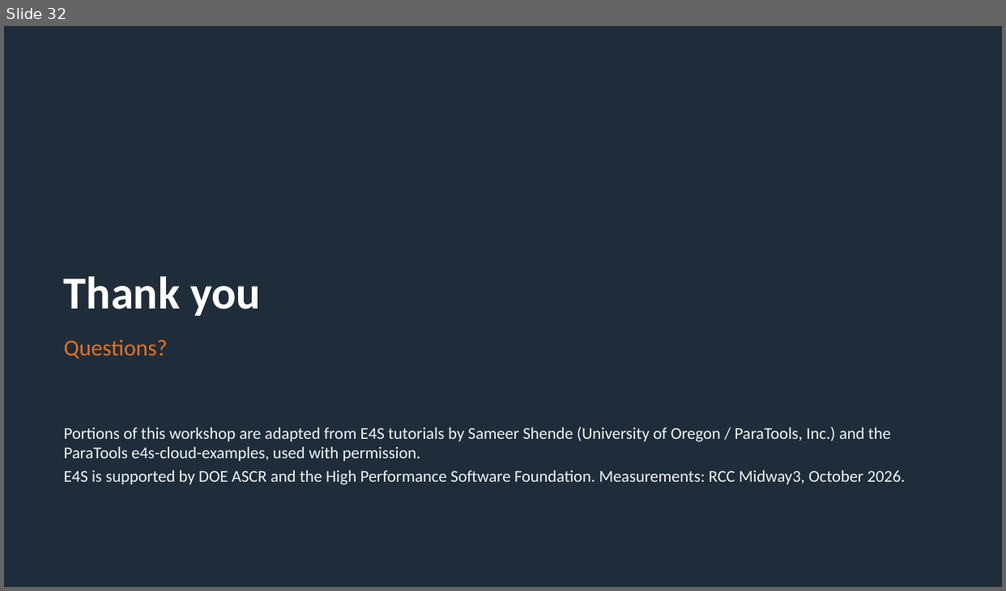
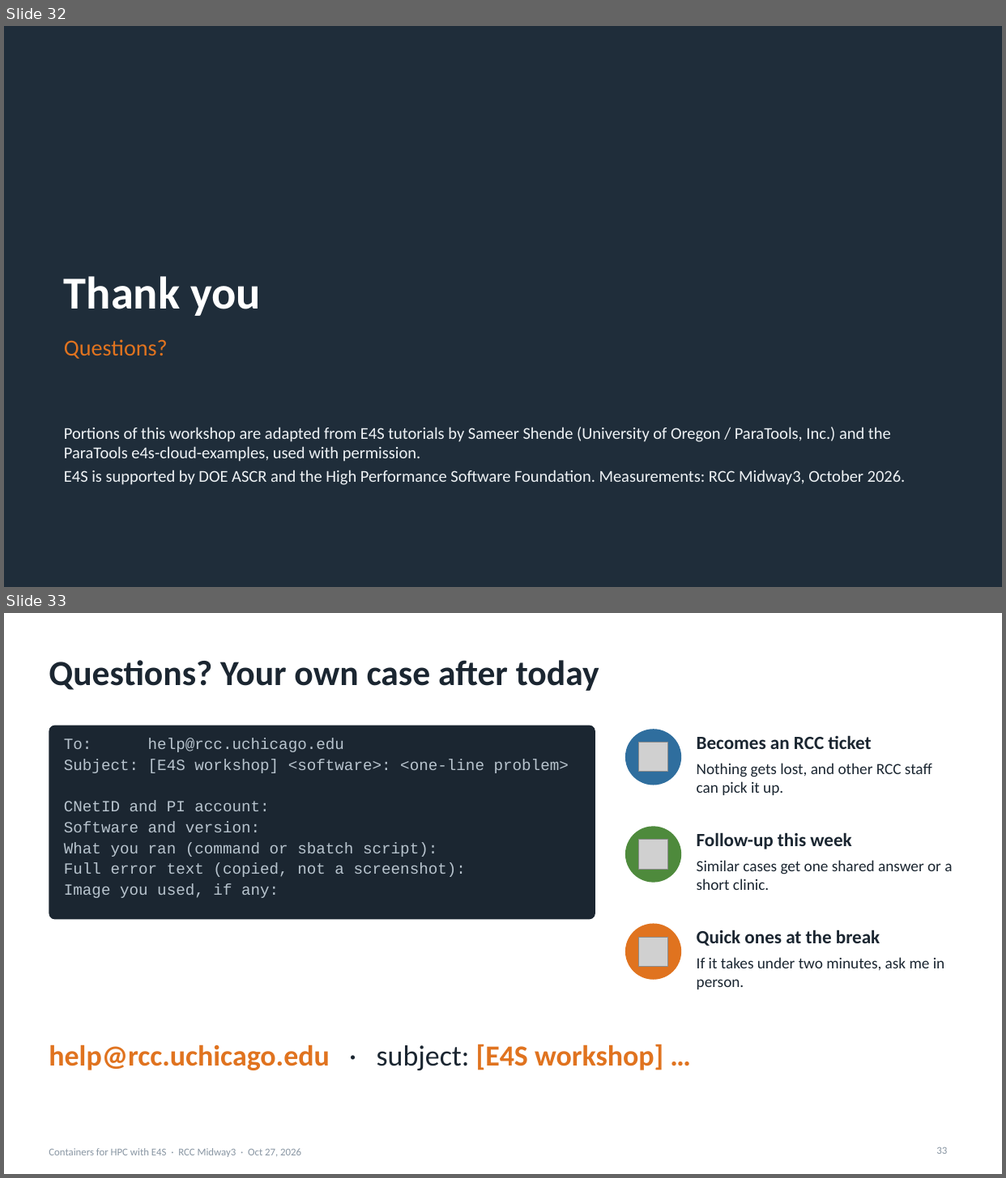
Before and after one commit to rcc-uchicago/hpc-e4s-containers-workshop, a slide deck: slides/E4S_Workshop_RCC_2026-10-27.pptx. Shown one above the other, each under a label of ours: slide 32 before the commit, slides 32 and 33 after it. The pictures are 1006x591 and 1006x1178 pixels, drawn with LibreOffice and Linux fonts; fonts in the diff are those of the drawing; grey boxes stand for pictures. Boxes give left, top, right and bottom in pixels: in the first picture for what was removed or moved away, otherwise in the second. Text is boxed around its words. In the diff, an @@ line names an element or a change of style, - is before the commit and + after.

```diff
--- a/slides/E4S_Workshop_RCC_2026-10-27.pptx
+++ b/slides/E4S_Workshop_RCC_2026-10-27.pptx
@@ slide 33 added at bbox=[4, 613, 1002, 1174], background #FFFFFF @@
@@ title added at bbox=[49, 660, 599, 691], 34 pt, text #1B2631, bold @@
+Questions? Your own case after today
@@ rounded rectangle added at bbox=[49, 726, 595, 920], fill #1B2631 @@
@@ ellipse added at bbox=[625, 729, 681, 786], fill #2F6E9E @@
@@ text added at bbox=[64, 739, 569, 898], 15 pt, text #B8C4CE @@
+To: help@rcc.uchicago.edu
+Subject: [E4S workshop] <software>: <one-line problem>
+CNetID and PI account:
+Software and version:
+What you ran (command or sbatch script):
+Full error text (copied, not a screenshot):
+Image you used, if any:
@@ picture added at bbox=[639, 743, 668, 772] @@
@@ text added at bbox=[697, 735, 871, 749], 18 pt, text #1B2631, bold @@
+Becomes an RCC ticket
@@ text added at bbox=[697, 763, 932, 795], 15 pt, text #1B2631 @@
+Nothing gets lost, and other RCC staff can pick it up.
@@ ellipse added at bbox=[625, 826, 681, 883], fill #4E8A3C @@
@@ picture added at bbox=[639, 840, 668, 869] @@
@@ text added at bbox=[697, 833, 851, 850], 18 pt, text #1B2631, bold @@
+Follow-up this week
@@ text added at bbox=[697, 860, 952, 890], 15 pt, text #1B2631 @@
+Similar cases get one shared answer or a short clinic.
@@ ellipse added at bbox=[625, 924, 681, 980], fill #E0731F @@
@@ picture added at bbox=[639, 937, 668, 966] @@
@@ text added at bbox=[697, 930, 880, 946], 18 pt, text #1B2631, bold @@
+Quick ones at the break
@@ text added at bbox=[697, 957, 945, 990], 15 pt, text #1B2631 @@
+If it takes under two minutes, ask me in person.
@@ text added at bbox=[49, 1044, 663, 1071], 28 pt, text #E0731F, bold @@
+help@rcc.uchicago.edu · subject: [E4S workshop] …
@@ text added at bbox=[49, 1148, 301, 1157], 10 pt, text #8996A3 @@
+Containers for HPC with E4S · RCC Midway3 · Oct 27, 2026
@@ page number added at bbox=[936, 1148, 947, 1154], 10 pt, text #8996A3 @@
+33
```
Also in this commit, not shown: 1 slide changed, 5 other files.
